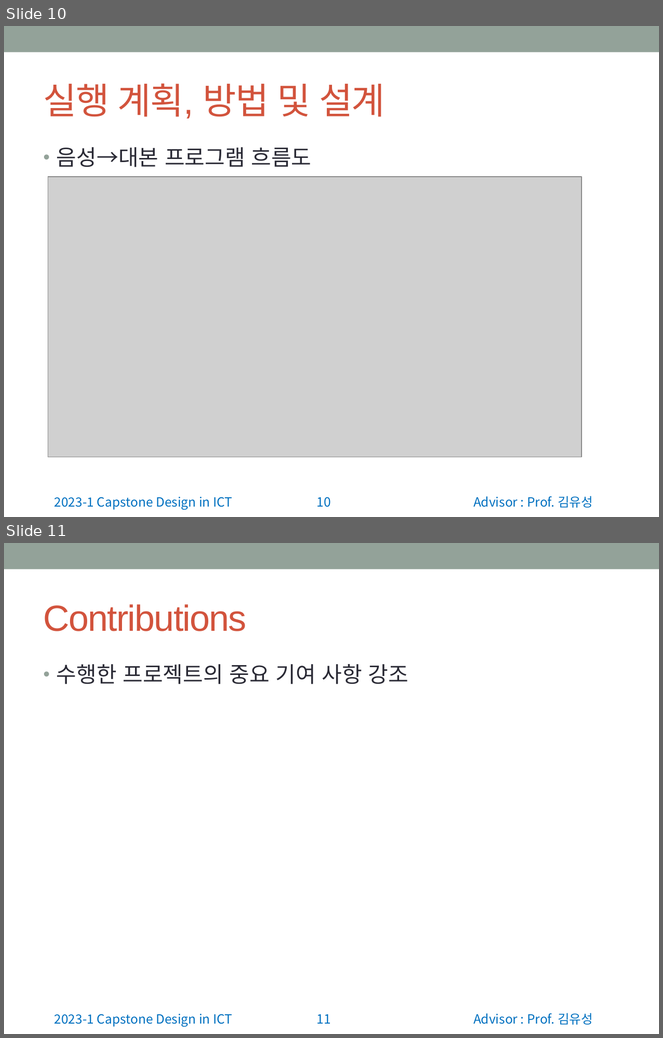
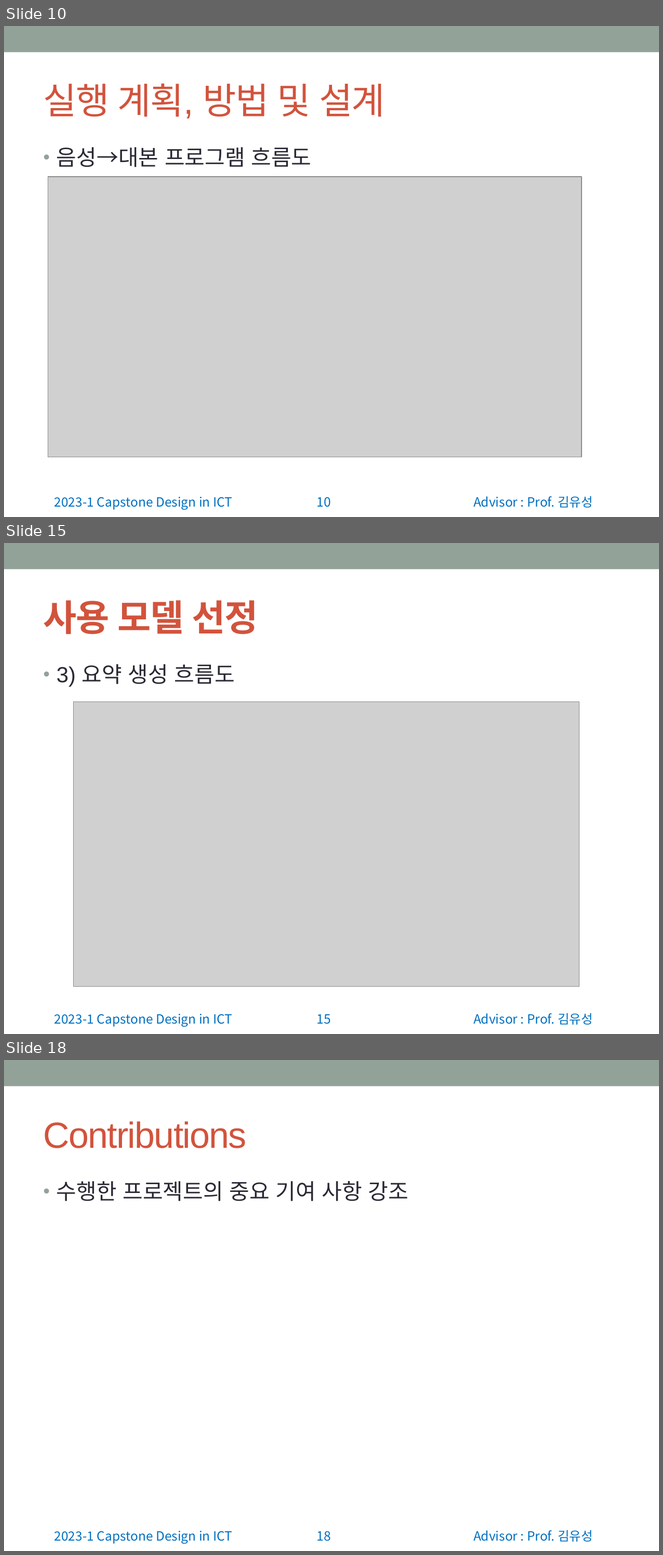
Before and after one commit to wonchul98/audio-to-summary, a slide deck: ppt/정보통신종합설계 중간발표 앞부분.pptx. Shown one above the other, each under a label of ours: slides 10 and 11 before the commit, slides 10, 15 and 18 after it; the slides between them are not shown. The pictures are 663x1038 and 663x1555 pixels, drawn with LibreOffice and Linux fonts; fonts in the diff are those of the drawing; grey boxes stand for pictures. Boxes give left, top, right and bottom in pixels: in the first picture for what was removed or moved away, otherwise in the second. Text is boxed around its words. In the diff, an @@ line names an element or a change of style, - is before the commit and + after.

```diff
--- a/ppt/정보통신종합설계 중간발표 앞부분.pptx
+++ b/ppt/정보통신종합설계 중간발표 앞부분.pptx
@@ slide 15 added at [4, 543, 659, 1034], background #FFFFFF; not listed: 4 template elements that a slide beside it also shows @@
@@ title added at [44, 600, 258, 635], 40 pt, text #D2533C, bold @@
+사용 모델 선정
@@ text added at [57, 664, 235, 687], 24 pt, text #292934 @@
+• 3) 요약 생성 흐름도
@@ picture added at [74, 702, 579, 987] @@
@@ what was slide 11 is now slide 18 @@
@@ page number at [317, 1532, 331, 1542]: text changed @@
-11
+18
```
Also in this commit, not shown: 4 slides changed, 6 other slides added, 2 other files.
